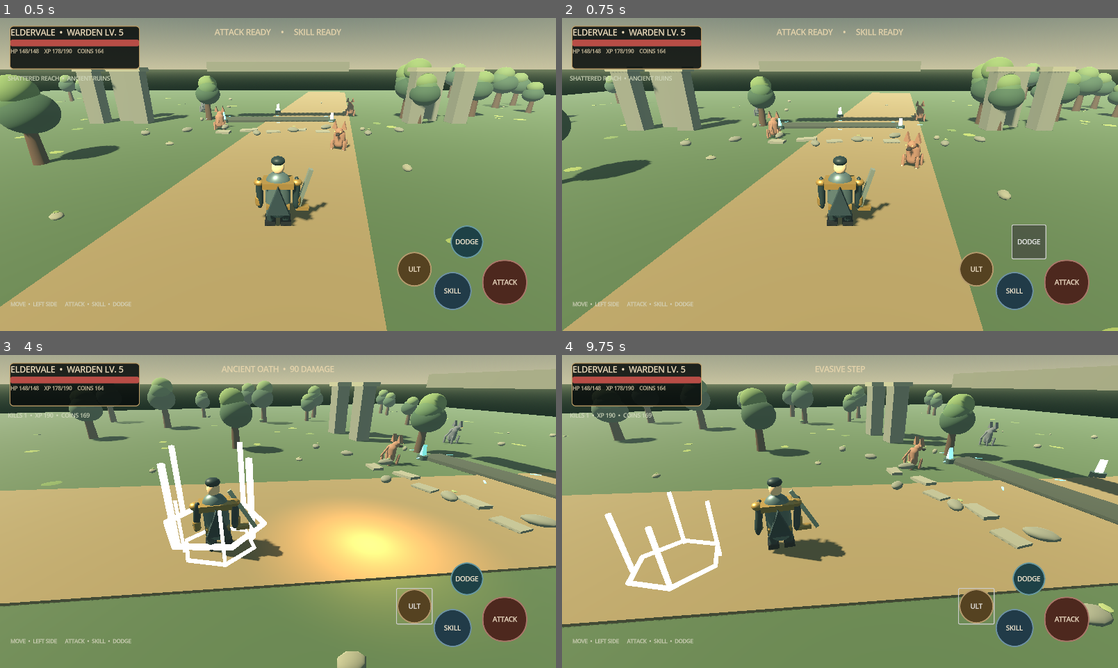
Above: before the commit, frames 1-4 (two rows, left to right).
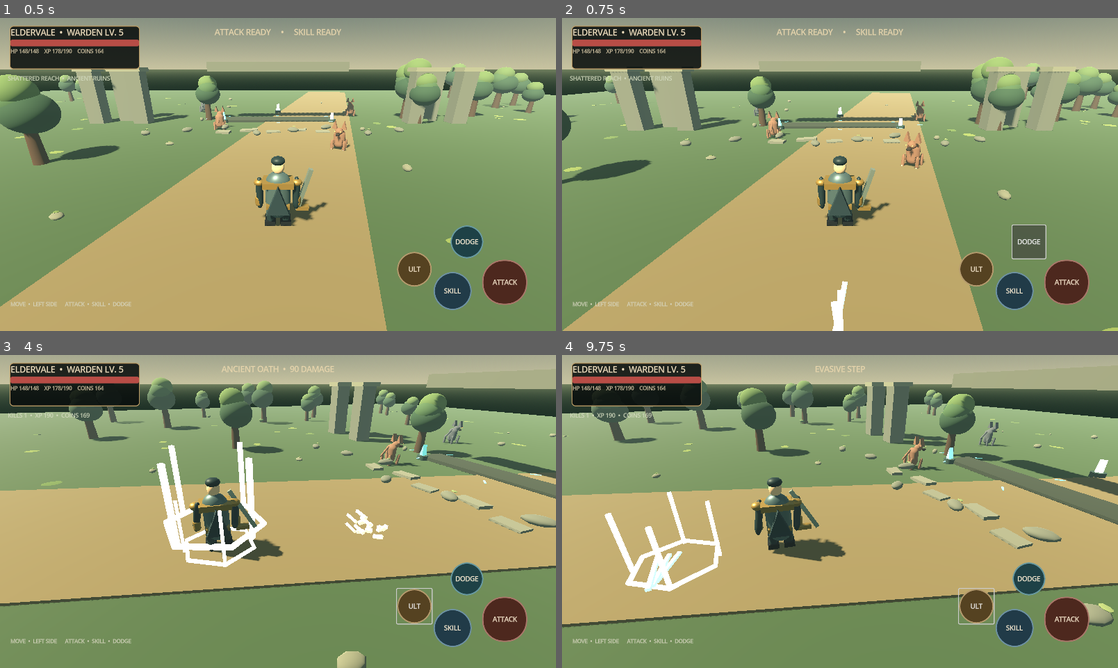
Above: after the commit, the same moments.

Repository: filesgloom-png/ELDERVALE
Game: Godot game, scene res://scenes/main_3d.tscn
Two runs of this game, one before a commit and one after it. Both use one fixed random seed, a clock stepped at 60 frames per second and the inputs below.
Inputs (mouse positions are in pixels of both pictures, inside the frame that each line leads up to):
- Up to frame 1 (0.5 s): no input
- Up to frame 2 (0.75 s): click "DODGE" at 0.5 s
- Up to frame 3 (4 s): click "ATTACK" at 1.25 s; click "SKILL" at 2 s; click "ULT" at 2.75 s; tap Enter (ui_accept) at 3.5, 3.77 s; move the mouse to (400, 495) at 3.52 s; hold Right (ui_right) from 3.53 s (still down); tap Q at 3.6 s; click (400, 495) at 3.67 s
- Up to frame 4 (9.75 s): release Right (ui_right) at 4.25 s; drag from (728, 527) to (812, 574) at 4.27 s; move the mouse to (895, 442) at 5.02 s; hold Right (ui_right) 5.03-5.75 s; tap F at 5.1 s; tap Enter (ui_accept) at 5.75, 6.77, 8, 9.5 s; drag from (812, 574) to (673, 464) at 5.77 s; move the mouse to (1006, 558) at 6.52 s; hold Left (ui_left) 6.53-7.25 s; tap C at 6.6 s; drag from (673, 464) to (756, 433) at 7.27 s; move the mouse to (867, 511) at 8.02 s; hold Down (ui_down) 8.03-8.75 s; tap Z at 8.1 s; click (867, 511) at 8.17 s; drag from (756, 433) to (728, 527) at 8.77 s; move the mouse to (962, 495) at 9.52 s; hold Up (ui_up) from 9.53 s (still down); tap V at 9.6 s

Frame 1 is identical in both runs. In frame 2, 0.3% of the frame differs, in the area x 48-52%, y 84-100%; in frame 3, 8.0%, in the area x 42-87%, y 47-81%; in frame 4, 0.3%.
Error in both runs: Invalid access to property or key 'rotation' on a base object of type 'previously freed'. (res://scripts/main_3d.gd:522)

Commit message:
combat: add hit sparks, death shards, and dodge afterimages

Diff:
--- a/scripts/main_3d.gd
+++ b/scripts/main_3d.gd
@@ -553,16 +553,16 @@
 	if status_label != null:
 		status_label.text = ("ATTACK READY" if attack_cooldown <= 0 else "ATTACK  %.1fs" % attack_cooldown) + "     •     " + ("SKILL READY" if skill_cooldown <= 0 else "SKILL  %.1fs" % skill_cooldown)
 
-func _spawn_combat_effect(kind: String) -> void:
+func _spawn_combat_effect(kind: String, origin: Variant = null) -> void:
 	if player == null:
 		return
 	# Short-lived emissive meshes only: no particles and no extra dynamic lights.
 	var effect_root := Node3D.new()
 	effect_root.name = "CombatFX_" + kind
-	effect_root.position = player.position + Vector3(0.0, 0.04, 0.0)
+	effect_root.position = (player.position + Vector3(0.0, 0.04, 0.0)) if origin == null else origin
 	effect_root.rotation.y = player.rotation.y
 	add_child(effect_root)
-	var tint := Color("#c8f5ff") if kind == "slash" else (Color("#70e7ff") if kind == "cleave" else Color("#ffd58a"))
+	var tint := Color("#c8f5ff") if kind == "slash" else (Color("#70e7ff") if kind == "cleave" or kind == "dodge" else (Color("#ffbf72") if kind == "hit" or kind == "death" else Color("#ffd58a")))
 	var glow := _mat(tint, 0.3, 0.25)
 	glow.emission_enabled = true
 	glow.emission = tint
@@ -579,7 +579,7 @@
 			streak.rotation.y = (float(i) - 2.0) * 0.19
 			streak.rotation.x = -0.18
 			streak.cast_shadow = GeometryInstance3D.SHADOW_CASTING_SETTING_OFF
-	else:
+	elif kind == "oath":
 		var ring_mesh := TorusMesh.new()
 		ring_mesh.inner_radius = 1.35
 		ring_mesh.outer_radius = 1.52
@@ -591,7 +591,28 @@
 			var beam := _box(effect_root, Vector3(0.12, 2.2, 0.12), glow, Vector3(cos(float(i) * TAU / 4.0) * 1.35, 1.1, sin(float(i) * TAU / 4.0) * 1.35), "OathRuneBeam")
 			beam.rotation.y = float(i) * TAU / 4.0
 			beam.cast_shadow = GeometryInstance3D.SHADOW_CASTING_SETTING_OFF
-	combat_effects.append({"root": effect_root, "age": 0.0, "duration": 0.34 if kind == "slash" else (0.48 if kind == "cleave" else 0.72), "kind": kind})
+	elif kind == "hit":
+		# Five tiny angular sparks radiate from the impact point.
+		for i in range(5):
+			var angle := TAU * float(i) / 5.0
+			var spark := _box(effect_root, Vector3(0.07, 0.07, 0.42), glow, Vector3(cos(angle) * 0.22, sin(angle) * 0.22, 0.0), "ImpactSpark")
+			spark.rotation.z = angle
+			spark.cast_shadow = GeometryInstance3D.SHADOW_CASTING_SETTING_OFF
+	elif kind == "death":
+		# Low-poly ember shards replace the former short-lived point light.
+		for i in range(7):
+			var angle := TAU * float(i) / 7.0
+			var shard := _box(effect_root, Vector3(0.11, 0.18 + float(i % 3) * 0.04, 0.1), glow, Vector3(cos(angle) * 0.32, 0.48 + float(i % 2) * 0.18, sin(angle) * 0.32), "DeathEmberShard")
+			shard.rotation = Vector3(angle * 0.4, angle, angle * 0.7)
+			shard.cast_shadow = GeometryInstance3D.SHADOW_CASTING_SETTING_OFF
+	elif kind == "dodge":
+		# Three short afterimage bars stay at the dodge starting point.
+		for i in range(3):
+			var trail := _box(effect_root, Vector3(0.09, 0.08, 1.0), glow, Vector3(0.0, 0.42 + float(i) * 0.24, 0.45 + float(i) * 0.32), "DodgeAfterimage")
+			trail.rotation.y = (float(i) - 1.0) * 0.18
+			trail.cast_shadow = GeometryInstance3D.SHADOW_CASTING_SETTING_OFF
+	var duration := 0.22 if kind == "hit" else (0.52 if kind == "death" else (0.26 if kind == "dodge" else (0.34 if kind == "slash" else (0.48 if kind == "cleave" else 0.72))))
+	combat_effects.append({"root": effect_root, "age": 0.0, "duration": duration, "kind": kind})
 
 func _update_combat_effects(delta: float) -> void:
 	for i in range(combat_effects.size() - 1, -1, -1):
@@ -616,6 +637,14 @@
 		elif kind == "cleave":
 			root.scale = Vector3(0.75 + progress * 0.7, 0.9, 0.8 + progress * 0.65)
 			root.rotation.y += delta * 0.42
+		elif kind == "hit":
+			root.scale = Vector3.ONE * (0.65 + progress * 0.9)
+		elif kind == "death":
+			root.scale = Vector3.ONE * (0.7 + progress * 1.4)
+			root.rotation.y += delta * 1.6
+		elif kind == "dodge":
+			root.scale = Vector3(1.0 + progress * 0.35, 1.0 - progress * 0.25, 1.0 + progress * 0.55)
+			root.position.y += delta * 0.35
 		else:
 			root.scale = Vector3.ONE * (0.55 + progress * 1.25)
 			root.rotation.y += delta * 0.55
@@ -668,6 +697,7 @@
 		if flash_material != null:
 			flash_material.albedo_color = Color("#e5a08c")
 	enemy_hit_timers[enemy] = ENEMY_HIT_REACTION_DURATION
+	_spawn_combat_effect("hit", enemy.position + Vector3(0.0, 0.9, 0.0))
 	var recoil := enemy.global_position - player.global_position
 	recoil.y = 0.0
 	if recoil.length_squared() > 0.001:
@@ -683,27 +713,20 @@
 	enemy_health.erase(enemy)
 	enemy_hit_timers.erase(enemy)
 	enemy_base_colors.erase(enemy)
-	var burst := OmniLight3D.new()
-	burst.light_color = Color("#ffbf72")
-	burst.light_energy = 2.5
-	burst.omni_range = 4.5
-	burst.position = enemy.position + Vector3(0, 1.0, 0)
-	add_child(burst)
-	var timer := get_tree().create_timer(0.16)
-	timer.timeout.connect(func():
-		if is_instance_valid(burst): burst.queue_free()
-	)
+	_spawn_combat_effect("death", enemy.position + Vector3(0.0, 0.04, 0.0))
 	enemy.queue_free()
 	if target_label != null:
 		target_label.text = "KILLS %d  •  XP %d  •  COINS %d" % [kills, xp, coins]
 
 func _dodge() -> void:
+	var dodge_origin := player.position
 	var direction := Vector3(move_input.x, 0, move_input.y)
 	if direction.length_squared() < 0.01:
 		direction = -player.global_transform.basis.z
 	player.position += direction.normalized() * 3.0
 	player.position.x = clampf(player.position.x, -WORLD_LIMIT, WORLD_LIMIT)
 	player.position.z = clampf(player.position.z, -WORLD_LIMIT, WORLD_LIMIT)
+	_spawn_combat_effect("dodge", dodge_origin)
 	status_label.text = "EVASIVE STEP"
 
 func _ultimate() -> void:
